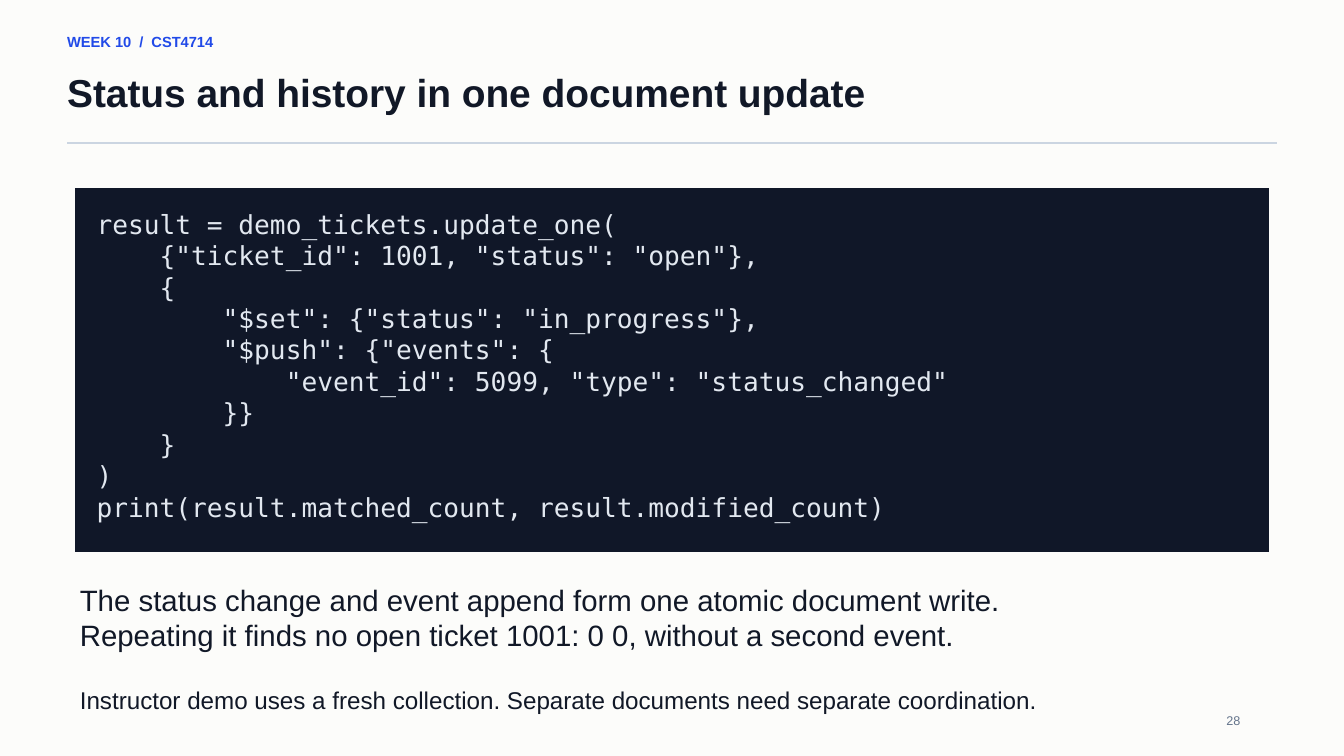
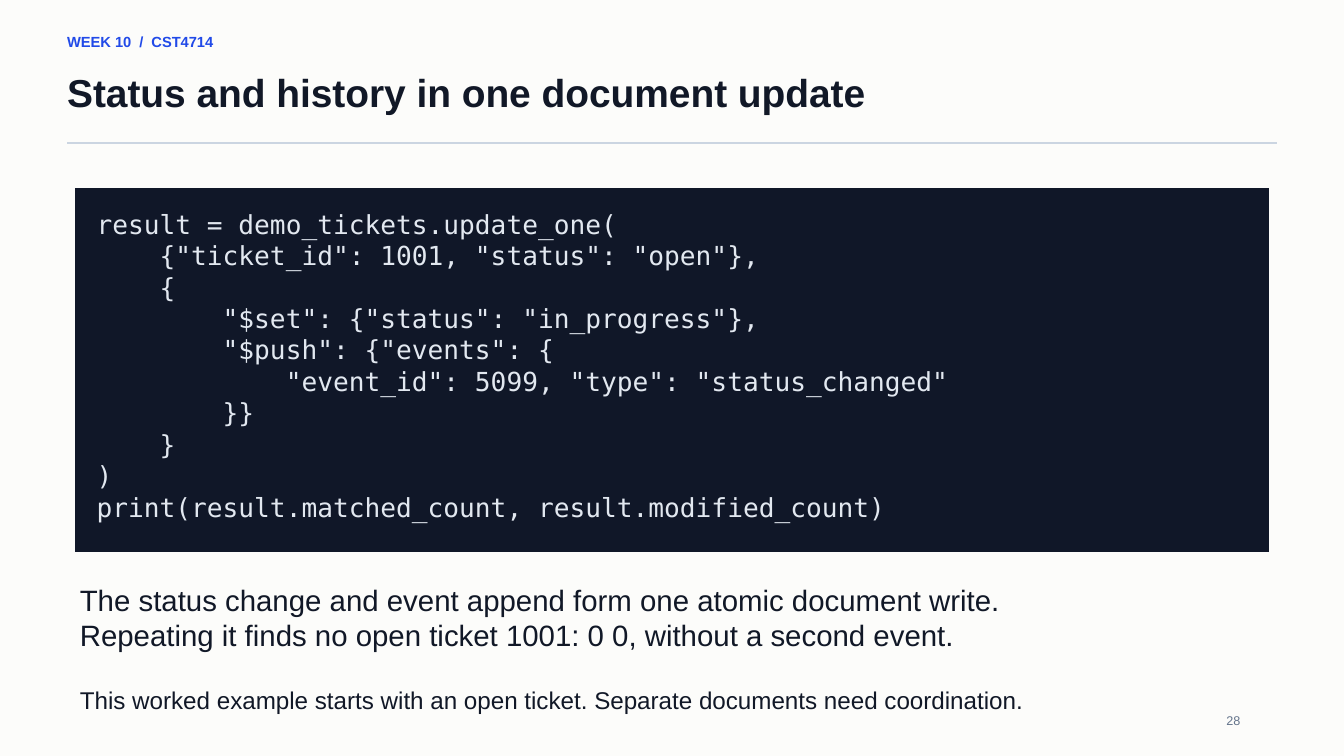
Before and after one commit to lolusername/CST4714_DB_admin, a slide deck: slide 28 of week_10/week_10_mql_document_modeling.pptx. Drawn at 1344x756 pixels with LibreOffice and Linux fonts; fonts in the diff are those of the drawing. Boxes give left, top, right and bottom in pixels: in the first picture for what was removed or moved away, otherwise in the second. Text is boxed around its words. In the diff, an @@ line names an element or a change of style, - is before the commit and + after.

```diff
--- a/week_10/week_10_mql_document_modeling.pptx
+++ b/week_10/week_10_mql_document_modeling.pptx
@@ text at (80, 691, 1022, 714): text changed @@
-Instructor demo uses a fresh collection. Separate documents need separate coordination.
+This worked example starts with an open ticket. Separate documents need coordination.
```
Also in this commit, not shown: 7 other slides changed, 4 other files.
